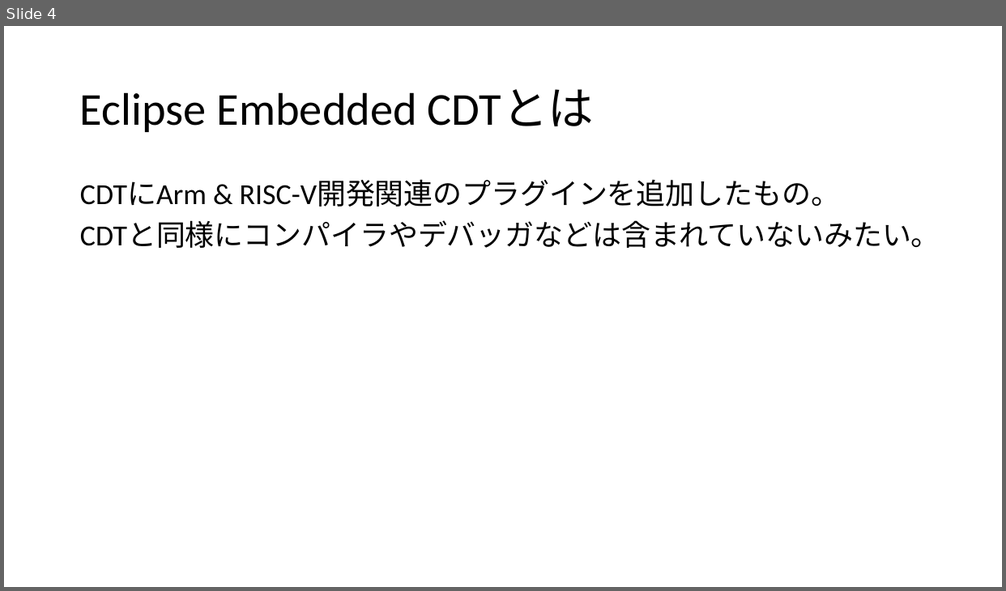
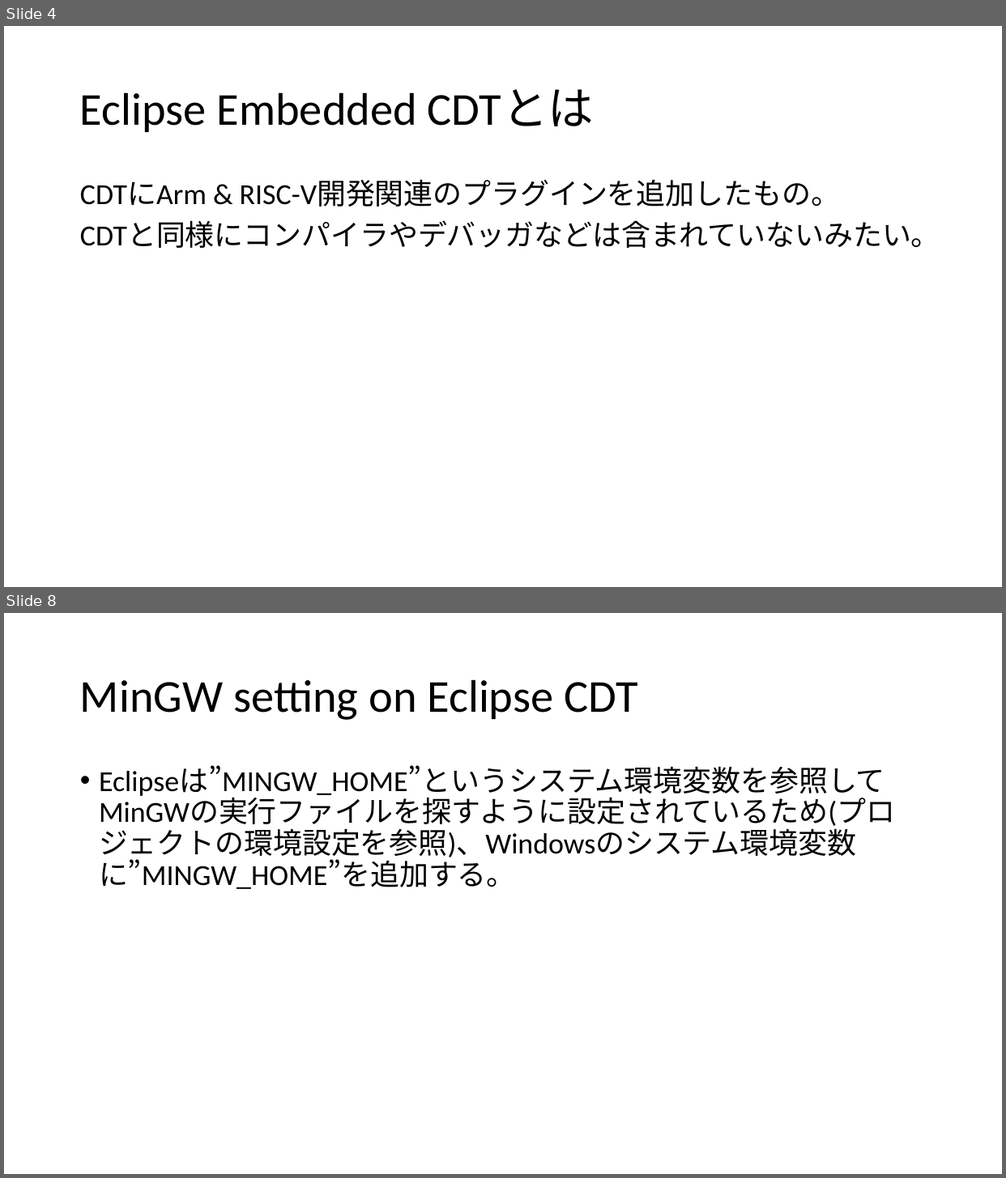
Before and after one commit to acchi17/ShareDocs, a slide deck: StudyEclipse/StudyEclipse.pptx. Shown one above the other, each under a label of ours: slide 4 before the commit, slides 4 and 8 after it; the slides between them are not shown. The pictures are 1006x591 and 1006x1178 pixels, drawn with LibreOffice and Linux fonts; fonts in the diff are those of the drawing. Boxes give left, top, right and bottom in pixels: in the first picture for what was removed or moved away, otherwise in the second. Text is boxed around its words. In the diff, an @@ line names an element or a change of style, - is before the commit and + after.

```diff
--- a/StudyEclipse/StudyEclipse.pptx
+++ b/StudyEclipse/StudyEclipse.pptx
@@ slide 8 added at [4,613,1002,1174], background #FFFFFF @@
@@ title added at [80,679,638,720], 44 pt, text #000000 @@
+MinGW setting on Eclipse CDT
@@ text added at [99,767,895,889], 28 pt, text #000000 @@
+• Eclipseは”MINGW_HOME”というシステム環境変数を参照してMinGWの実行ファイルを探すように設定されているため(プロジェクトの環境設定を参照)、Windowsのシステム環境変数に”MINGW_HOME”を追加する。
```
Also in this commit, not shown: 1 slide changed, 2 other slides added.
